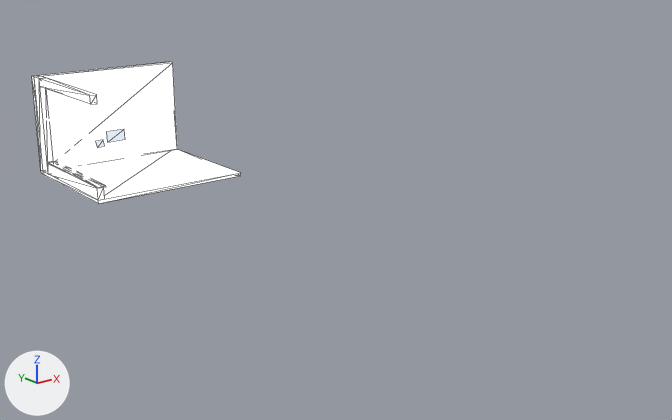
Two versions of the glTF model web/public/models/desk.glb, one commit apart.
One viewpoint serves both versions: a 50 mm lens placed at (-12.78, -27.03, 7.63), pointed at (1.57, -9.09, 0.46). The axes (+X, +Y, +Z) are drawn at lower left. The lights are the same throughout. The older version comes first. Mesh edges are drawn as thin lines on the coarser meshes. Where no turn or scale is listed for an object, it has been applied to the vertices.

In view in the first picture: 'BackWall', 'Floor', 'WinWall_Head', 'WinWall_Pier', 'WinWall_Sill', 'Win_Mullion_0', 'Win_Mullion_1', 'Win_Mullion_2' and 11 more.
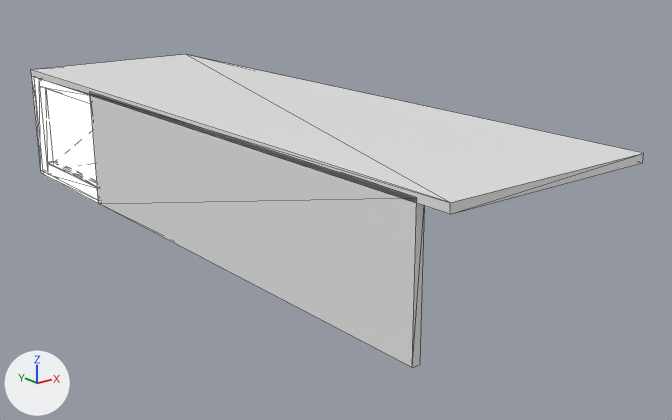
Location of each change, (x1, y1, x2, y2) in pixels of the pictures (672 x 420 px):
'Shell_Wall', added: after (90, 92, 425, 367)
'Shell_Ceiling', added: after (31, 54, 643, 214)
'BackWall', unchanged, covered by the edit: before (32, 62, 177, 171); after (32, 77, 95, 171)
'Floor', unchanged, covered by the edit: before (41, 149, 241, 203); after (41, 163, 98, 203)

What the commit changed:
Material 'M_Shell' (mat_m_shell) is new.
Its base color is (0.8, 0.8, 0.8) (white #e7e7e7).
Mesh me_shell_wall_006 is new.
It is a box spanning x -2.2..-2.0, y -16.0..-3.0, z -0.1..3.1.
It uses material mat_m_shell (white #e7e7e7).
Mesh me_shell_ceiling_006 is new.
It is a box spanning x -2.2..3.2, y -16.8..1.2, z 3.0..3.2.
It uses material mat_m_shell (white #e7e7e7).
Object 'Shell_Wall' (ob_shell_wall) is new; it shows me_shell_wall_006.
Its location is (0.0, 0.0, 0.0).
Object 'Shell_Ceiling' (ob_shell_ceiling) is new; it shows me_shell_ceiling_006.
Its location is (0.0, 0.0, 0.0).
